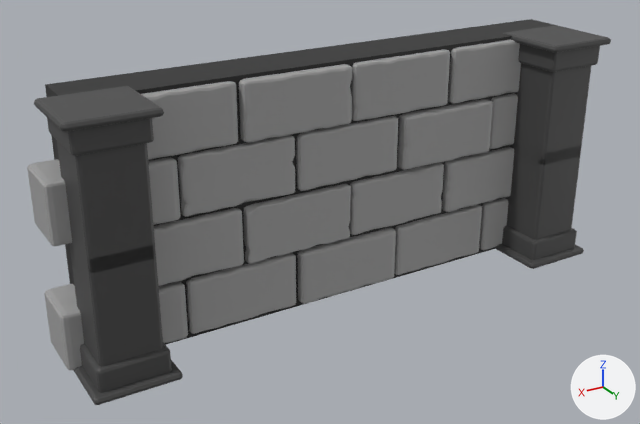
Before and after pictures for a commit that changed the OBJ model Assets/Assets/StoneWall.obj.
Before and after are seen from a 50 mm camera at (15.8, 24.8, 11.2) aimed at (1.3, 0.7, -0.9). Every picture has the same lights, and +X, +Y and +Z are marked at lower right. The first picture is the older version. Where no turn or scale is listed for an object, it has been applied to the vertices.
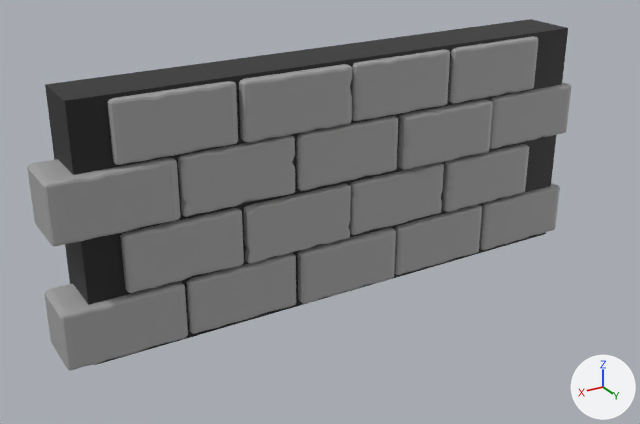
Location of each change, [x1, y1, x2, y2] in pixels of the pictures (640 x 424 px):
'Cube.022', deleted: before [34, 86, 183, 405]
'Cube.001', deleted: before [494, 25, 611, 269]
'Cube.010', unchanged, uncovered by the edit: before [489, 93, 518, 149]; after [489, 82, 571, 149]
'Cube', unchanged, uncovered by the edit: before [479, 198, 508, 250]; after [479, 183, 560, 250]

Patch to the scene script:
```diff
--- a/Assets/Assets/StoneWall.obj.py
+++ b/Assets/Assets/StoneWall.obj.py
@@ ob_cube_001 @@
-ob_cube_001 = bpy.data.objects.new('Cube.001', me_cube_001)
-ob_cube_001.location = (0.0, 0.0, 0.0)
@@ ob_cube_022 @@
-ob_cube_022 = bpy.data.objects.new('Cube.022', me_cube_022)
-ob_cube_022.location = (0.0, 0.0, 0.0)
```
